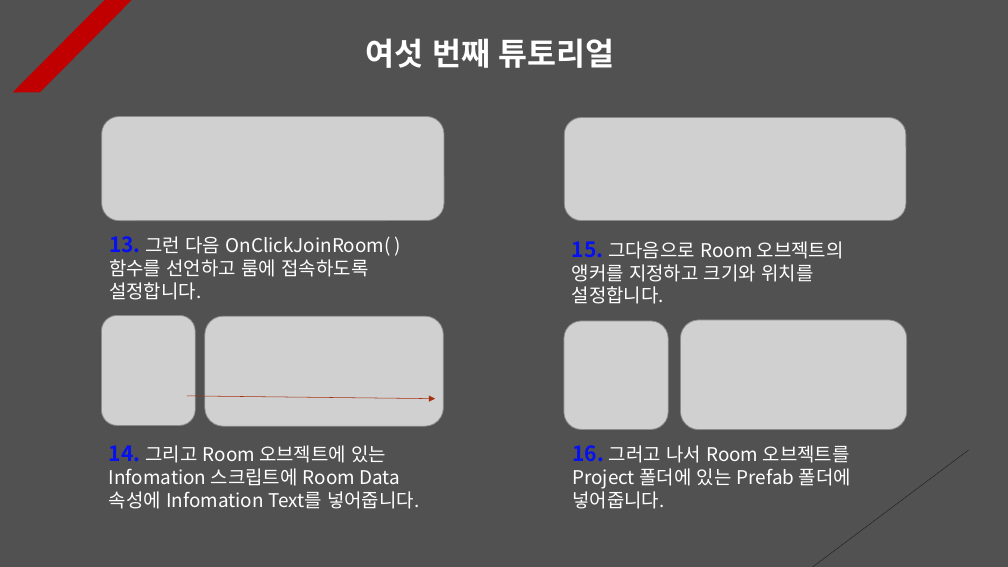
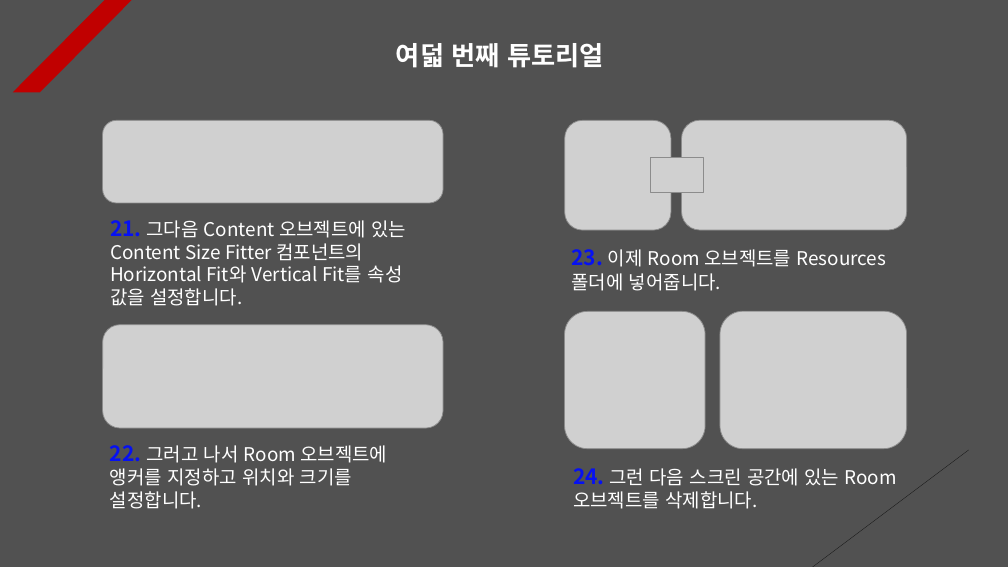
Before and after one commit to Unity2033/3D-UnityEngine, a slide deck: slide 8 of Assets/Class/Photon Server/PPT Data/Photon Room.pptx (slide 6 before the commit). Drawn at 1008x567 pixels with LibreOffice and Linux fonts; fonts in the diff are those of the drawing; grey boxes stand for pictures. Boxes give left, top, right and bottom in pixels: in the first picture for what was removed or moved away, otherwise in the second. Text is boxed around its words. In the diff, an @@ line names an element or a change of style, - is before the commit and + after.

Commit message:
Photon Server PPT Data Update
- Create room object using resource
  load

```diff
--- a/Assets/Class/Photon Server/PPT Data/Photon Room.pptx
+++ b/Assets/Class/Photon Server/PPT Data/Photon Room.pptx
@@ text at (396, 43, 603, 68): text changed; size 30 to 25 pt @@
-여섯 번째 튜토리얼
+여덟 번째 튜토리얼
@@ picture: place and size @@
-picture at (102, 116, 445, 221)
+picture at (103, 120, 443, 203)
@@ picture added at (565, 120, 671, 230) @@
@@ picture: place and size @@
-picture at (564, 117, 906, 220)
+picture at (682, 120, 907, 230)
@@ picture added at (650, 157, 703, 193) @@
@@ text at (110, 220, 406, 306): text changed @@
-13. 그런 다음 OnClickJoinRoom( ) 함수를 선언하고 룸에 접속하도록 설정합니다.
+21. 그다음 Content 오브젝트에 있는 Content Size Fitter 컴포넌트의 Horizontal Fit와 Vertical Fit를 속성 값을 설정합니다.
@@ text at (571, 249, 887, 291): text changed @@
-15. 그다음으로 Room 오브젝트의 앵커를 지정하고 크기와 위치를 설정합니다.
+23. 이제 Room 오브젝트를 Resources 폴더에 넣어줍니다.
@@ picture removed at (101, 315, 195, 426) @@
@@ picture: place and size @@
-picture at (205, 316, 444, 426)
+picture at (103, 325, 443, 429)
@@ picture: place and size @@
-picture at (564, 321, 668, 430)
+picture at (565, 312, 706, 449)
@@ picture: place and size @@
-picture at (681, 320, 907, 430)
+picture at (720, 312, 907, 449)
@@ arrow removed from (187, 396) to (436, 399) @@
@@ text at (110, 445, 387, 509): text changed @@
-14. 그리고 Room 오브젝트에 있는 Infomation 스크립트에 Room Data 속성에 Infomation Text를 넣어줍니다.
+22. 그러고 나서 Room 오브젝트에 앵커를 지정하고 위치와 크기를 설정합니다.
@@ text at (573, 468, 897, 509): text changed @@
-16. 그러고 나서 Room 오브젝트를 Project 폴더에 있는 Prefab 폴더에 넣어줍니다.
+24. 그런 다음 스크린 공간에 있는 Room 오브젝트를 삭제합니다.
```
Also in this commit, not shown: 7 other slides changed, 5 slides added, 3 slides removed, 8 other files.
